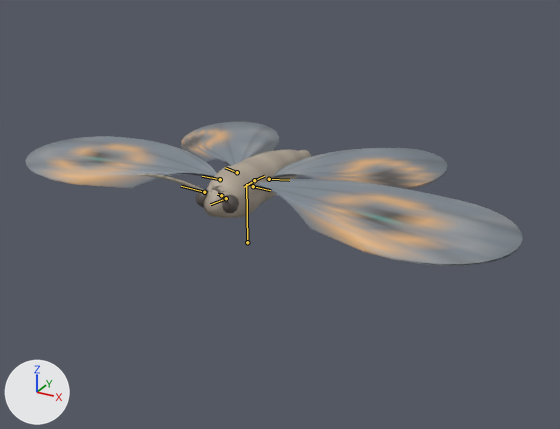
A saved change to the glTF model assets/creatures/ashwing/ashwing.glb.
The view is the same before and after, from a 50 mm camera at (1.196, -1.955, 1.104) aimed at (0.049, 0.129, 0.062). Every picture has the same lights, and +X, +Y and +Z are marked at lower left. The first picture is the older version. The bones that bend it are drawn over the model as lines.

Names of what the first picture shows: 'ashwing'.
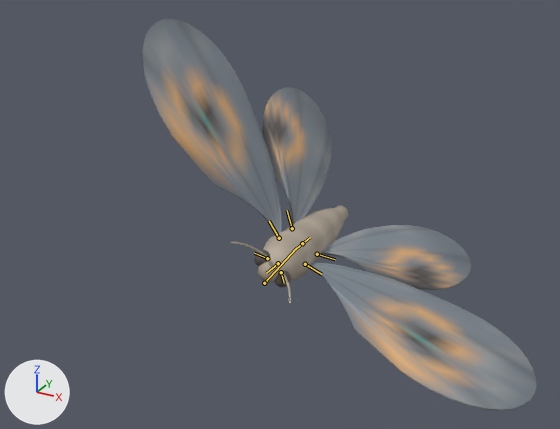
The newer file adds an action. The first version stands in its rest pose; the second is drawn at frame 5 of the action 'hit_b'.

What differs and where, as boxes (x1, y1, x2, y2) in the pictures (560 x 429 px):
'ashwing', posed (21% narrower, 171% taller)
    before: (26, 122, 523, 266)
    after: (142, 19, 536, 411)
bone 'root', root to tip
    before: (247, 242) to (246, 184)
    after: (264, 283) to (296, 248)
bone 'fore_l', root to tip
    before: (253, 186) to (270, 190)
    after: (305, 264) to (321, 274)
bone 'hind_l', root to tip
    before: (269, 179) to (289, 180)
    after: (317, 254) to (335, 259)
bone 'fore_r', root to tip
    before: (220, 179) to (202, 176)
    after: (279, 238) to (269, 221)
bone 'hind_r', root to tip
    before: (237, 172) to (225, 167)
    after: (292, 228) to (287, 210)

Patch to the scene script:
```diff
--- a/assets/creatures/ashwing/ashwing.glb.py
+++ b/assets/creatures/ashwing/ashwing.glb.py
@@ bone_root @@
 bone_root = bpy.data.objects['Armature'].pose.bones['root']
-bone_root.location = (0.0, 0.0, 0.0)
-bone_root.rotation_quaternion = (1.0, 0.0, 0.0, 0.0)  # degrees (0, 0, 0)
+bone_root.location = (0.0, -0.2002, -0.1067)
+bone_root.rotation_quaternion = (0.947, 0.0, 0.0, -0.32)  # degrees (0, 0, -37)
@@ bone_fore_l @@
 bone_fore_l = bpy.data.objects['Armature'].pose.bones['fore_l']  # child of 'thorax'
-bone_fore_l.rotation_quaternion = (1.0, 0.0, 0.0, 0.0)  # degrees (0, 0, 0)
+bone_fore_l.rotation_quaternion = (0.985, 0.174, 0.009, 0.0)  # degrees (20, 1, 0)
@@ bone_hind_l @@
 bone_hind_l = bpy.data.objects['Armature'].pose.bones['hind_l']  # child of 'thorax'
-bone_hind_l.rotation_quaternion = (1.0, 0.0, 0.0, 0.0)  # degrees (0, 0, 0)
+bone_hind_l.rotation_quaternion = (0.985, 0.162, -0.063, 0.0)  # degrees (19, -7, -1)
@@ bone_fore_r @@
 bone_fore_r = bpy.data.objects['Armature'].pose.bones['fore_r']  # child of 'thorax'
-bone_fore_r.rotation_quaternion = (1.0, 0.0, 0.0, 0.0)  # degrees (0, 0, 0)
+bone_fore_r.rotation_quaternion = (0.985, 0.174, -0.009, 0.0)  # degrees (20, -1, 0)
@@ bone_hind_r @@
 bone_hind_r = bpy.data.objects['Armature'].pose.bones['hind_r']  # child of 'thorax'
-bone_hind_r.rotation_quaternion = (1.0, 0.0, 0.0, 0.0)  # degrees (0, 0, 0)
+bone_hind_r.rotation_quaternion = (0.985, 0.162, 0.063, 0.0)  # degrees (19, 7, 1)
```
